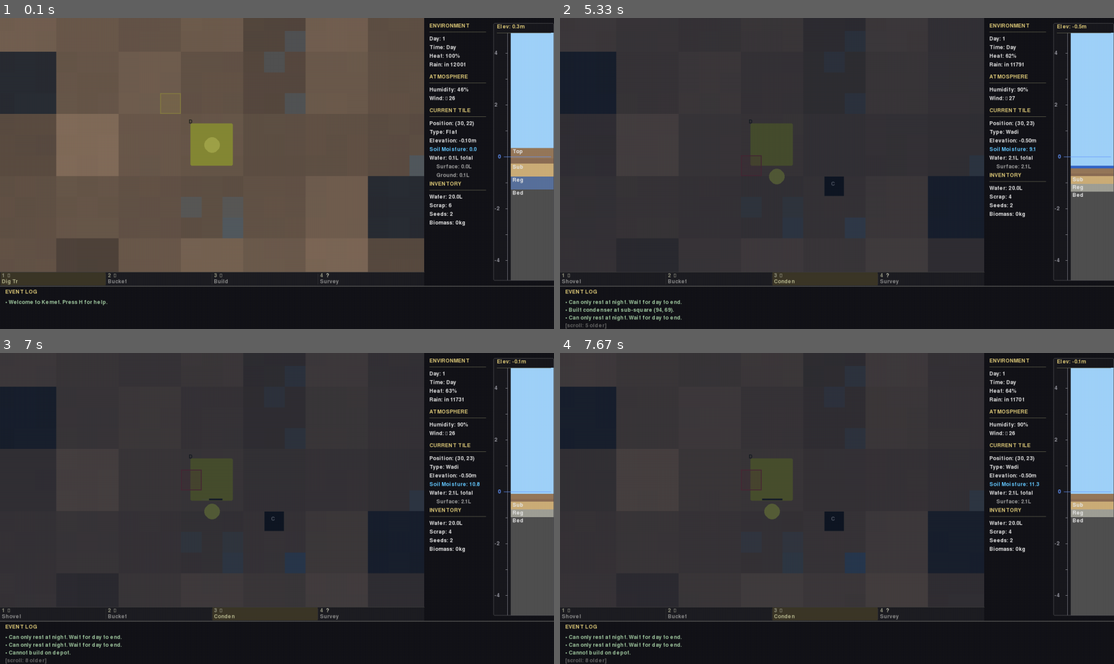
Above: before the commit, frames 1-4 (two rows, left to right).
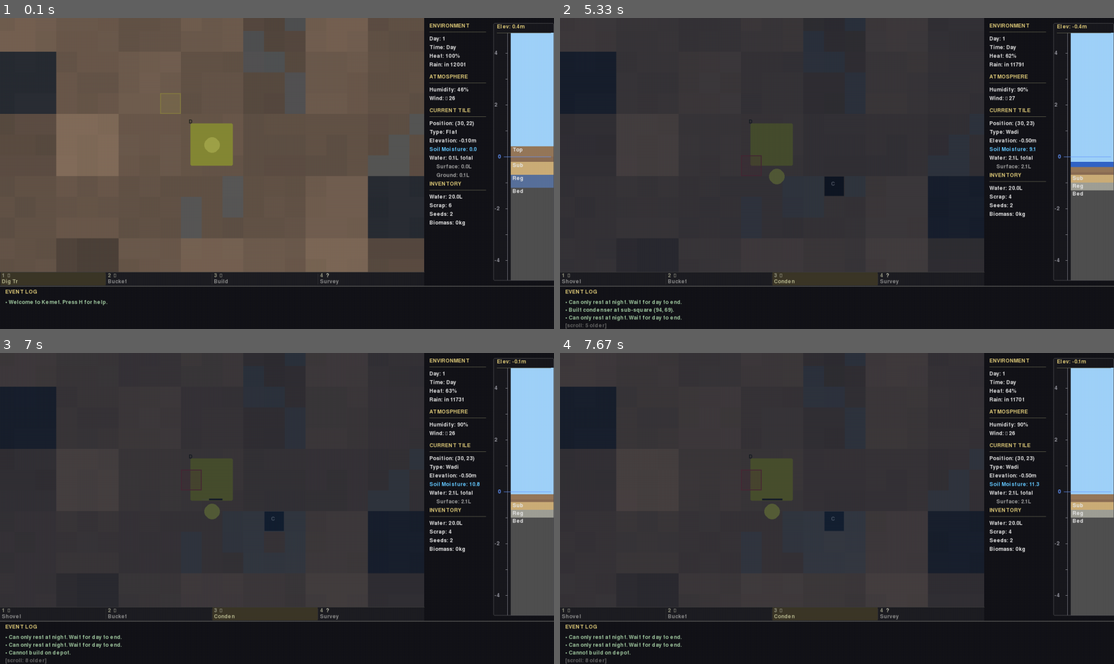
Above: after the commit, the same moments.

Repository: TimPasquini/Kemet
Game: pygame game, started from pygame_runner.py
Two runs of this game, one before a commit and one after it. Both use one fixed random seed, a clock stepped at 60 frames per second and the inputs below.
Inputs (mouse positions are in pixels of both pictures, inside the frame that each line leads up to):
- Up to frame 1 (0.1 s): no input
- Up to frame 2 (5.33 s): hold D 0.33-0.8 s; click (770, 279) at 0.88 s; tap E at 1.17, 1.98, 3.42, 4.82 s; click (770, 279) at 1.55 s; hold W 1.83-2.13 s; tap Space at 1.9, 2.57, 2.9, 3.2, 3.33, 4.73, 5.13 s; click (825, 251) at 2.22 s; hold S 2.5-2.8 s; hold A 2.83-3.23 s; tap F at 2.98 s; hold W 3.27-3.63 s; click (637, 164) at 4.38 s; hold S 4.67-5.03 s; hold A from 5.07 s (still down)
- Up to frame 3 (7 s): tap Space at 5.43, 5.63, 5.93, 6.13 s; release A at 5.53 s; hold D 5.57-6.03 s; tap F at 5.72 s; hold W 6.07-6.37 s; tap E at 6.22 s; click (188, 405) at 6.95 s
- Up to frame 4 (7.67 s): no input

The runs differ from the first frame. In frame 1, 0.7% of the frame differs, in the area x 40-100%, y 1-71%; in frame 2, 0.3%; in frame 3, less than 0.1%; in frame 4, less than 0.1%.

Commit message:
Refactor water physics for hydrostatic equilibrium and optimize storage Major overhaul of water distribution logic and sub-grid interaction precision. Physics & Simulation: • Implemented distribute_water_to_tile using hydrostatic equilibrium logic; water now fills the lowest absolute elevation first and levels out naturally, replacing the biased inverse-weight heuristic. • Added probabilistic rounding to simulate_surface_flow to prevent small volumes of water (1-2 units) from stagnating due to integer truncation. • Optimized WaterColumn (subsurface storage) to use a fixed-size list and cached totals instead of defaultdict, improving performance for moisture calculations. Map Generation: • Quantized sub-square elevation offsets to 0.1m steps. Previously, random float offsets were smaller than the physics engine's integer resolution (1 unit = 0.1m), causing visual uphill filling artifacts. Tools & Interaction: • Updated Bucket (pour/collect) and Survey tools to target specific sub-squares rather than the parent tile. • Removed the 5-unit minimum threshold for water collection. • Fixed Survey tool to report accurate absolute elevation (Tile Base + SubSquare Offset). Fixes: • Fixed directional bias in water distribution by shuffling target groups. • Fixed IndentationError in surface simulation.

Diff:
--- a/main.py
+++ b/main.py
@@ -53,8 +53,8 @@
     simulate_surface_flow,
     simulate_surface_seepage,
     get_tile_surface_water,
+    get_subsquare_elevation,
     remove_water_proportionally,
-    distribute_upward_seepage,
 )
 from simulation.subsurface import simulate_subsurface_tick, apply_tile_evaporation
 from simulation.erosion import apply_overnight_erosion, accumulate_wind_exposure
@@ -362,14 +362,17 @@
             f"Depot resupply: +{DEPOT_WATER_AMOUNT / 10:.1f}L water, +{DEPOT_SCRAP_AMOUNT} scrap, +{DEPOT_SEEDS_AMOUNT} seeds.")
         return
 
-    # Get total surface water from sub-squares in this tile
-    available = get_tile_surface_water(tile)
-    if available <= 5:
+    tile, subsquare, _ = state.get_target_tile_and_subsquare()
+    available = subsquare.surface_water
+
+    if available <= 0:
         state.messages.append("No water to collect here.")
         return
 
-    # Collect up to 100 units (10L) from this tile
-    gathered = remove_water_proportionally(tile, min(100, available))
+    gathered = min(100, available)
+    subsquare.surface_water -= gathered
+    subsquare.check_water_threshold()
+    state.active_water_subsquares.add(state.get_action_target_subsquare())
     state.inventory.water += gathered
     state.messages.append(f"Collected {gathered / 10:.1f}L water.")
 
@@ -383,14 +386,15 @@
         state.messages.append("Not enough water carried.")
         return
 
-    tx, ty = state.get_action_target_tile()
-    tile = state.tiles[tx][ty]
-
-    # Distribute water and update active set
-    distribute_upward_seepage(tile, amount_units, state.active_water_subsquares, tx, ty)
+    tile, subsquare, _ = state.get_target_tile_and_subsquare()
+    subsquare.surface_water += amount_units
+    subsquare.check_water_threshold()
+
+    # Add to active set for flow simulation
+    state.active_water_subsquares.add(state.get_action_target_subsquare())
 
     state.inventory.water -= amount_units
-    state.messages.append(f"Poured {amount:.1f}L water into soil.")
+    state.messages.append(f"Poured {amount:.1f}L water.")
 
 
 def simulate_tick(state: GameState) -> None:
@@ -417,7 +421,7 @@
             for y in range(state.height):
                 tile = state.tiles[x][y]
                 # Surface water sum
-                surf = sum(ss.surface_water for row in tile.subgrid for ss in row)
+                surf = get_tile_surface_water(tile)
                 # Subsurface water sum
                 sub = tile.water.total_subsurface_water()
                 current_moisture[x, y] = surf + sub
@@ -476,14 +480,15 @@
 
 def survey_tile(state: GameState) -> None:
     tile, subsquare, _ = state.get_target_tile_and_subsquare()
+    lx, ly = state.get_action_target_subsquare()
     x, y = state.get_action_target_tile()
     sub_pos = state.get_action_target_subsquare()
     structure = state.structures.get(sub_pos)
 
-    surface_water = get_tile_surface_water(tile)
-
-    desc = [f"Tile {x},{y}", f"type={tile.kind}", f"elev={tile.elevation:.2f}m",
-            f"surf={surface_water / 10:.1f}L"]
+    elev_m = units_to_meters(get_subsquare_elevation(tile, sub_pos[0] % 3, sub_pos[1] % 3))
+
+    desc = [f"Tile {x},{y}", f"Sub {sub_pos[0]%3},{sub_pos[1]%3}", f"elev={elev_m:.2f}m",
+            f"surf={subsquare.surface_water / 10:.1f}L"]
     if tile.water.total_subsurface_water() > 0:
         desc.append(f"subsrf={tile.water.total_subsurface_water() / 10:.1f}L")
     desc.append(f"topsoil={units_to_meters(tile.terrain.topsoil_depth):.1f}m")
--- a/mapgen.py
+++ b/mapgen.py
@@ -29,6 +29,7 @@
 from utils import get_neighbors
 from config import SUBGRID_SIZE
 from subgrid import SubSquare
+from simulation.surface import distribute_water_to_tile
 
 Point = Tuple[int, int]
 
@@ -43,9 +44,8 @@
     for sx in range(SUBGRID_SIZE):
         row = []
         for sy in range(SUBGRID_SIZE):
-            # Small random elevation offset to create micro-terrain
-            # Range: -0.05 to +0.05 meters
-            offset = random.uniform(-0.05, 0.05)
+            # Quantize to 0.1m steps so physics engine (1 unit = 0.1m) sees the variation
+            offset = random.choice([-0.1, 0.0, 0.1])
             row.append(SubSquare(elevation_offset=offset))
         subgrid.append(row)
     return subgrid
@@ -251,7 +251,7 @@
     tiles[px][py].wellspring_output = random.randint(40, 60)
     tiles[px][py].water.add_layer_water(SoilLayer.REGOLITH, 200)
     # Distribute initial surface water to sub-squares
-    _distribute_water_to_subgrid(tiles[px][py], 200)
+    distribute_water_to_tile(tiles[px][py], 200)
 
     # Secondary wellsprings
     secondary_count = random.randint(1, 2)
@@ -266,7 +266,7 @@
         tiles[sx][sy].wellspring_output = random.randint(15, 30)
         tiles[sx][sy].water.add_layer_water(SoilLayer.REGOLITH, 100)
         # Distribute initial surface water to sub-squares
-        _distribute_water_to_subgrid(tiles[sx][sy], 80)
+        distribute_water_to_tile(tiles[sx][sy], 80)
         placed += 1
 
 
@@ -368,42 +368,6 @@
         for y in range(height):
             tile = tiles[x][y]
             if tile.kind == "wadi":
-                _distribute_water_to_subgrid(tile, random.randint(5, 30))
+                distribute_water_to_tile(tile, random.randint(5, 30))
 
     return tiles
-
-
-def _distribute_water_to_subgrid(tile: Tile, amount: int) -> None:
-    """Distribute water to a tile's sub-squares by elevation.
-
-    Lower sub-squares receive more water (natural pooling behavior).
-
-    Args:
-        tile: Tile to distribute water to
-        amount: Amount of water to distribute
-    """
-    if amount <= 0:
-        return
-
-    # Calculate inverse elevation weights
-    weights = []
-    total_weight = 0.0
-
-    for lx in range(SUBGRID_SIZE):
-        for ly in range(SUBGRID_SIZE):
-            offset = tile.subgrid[lx][ly].elevation_offset
-            # Lower elevation = higher weight
-            weight = 1.0 / (offset + 0.15)
-            weights.append((lx, ly, weight))
-            total_weight += weight
-
-    # Distribute proportionally
-    distributed = 0
-    for i, (lx, ly, weight) in enumerate(weights):
-        if i == len(weights) - 1:
-            portion = amount - distributed
-        else:
-            portion = int((amount * weight) / total_weight)
-
-        tile.subgrid[lx][ly].surface_water += max(0, portion)
-        distributed += portion
--- a/simulation/surface.py
+++ b/simulation/surface.py
@@ -13,6 +13,7 @@
 from __future__ import annotations
 
 from collections import defaultdict
+import random
 from typing import TYPE_CHECKING, Dict, List, Optional, Tuple, Set, Union
 
 import numpy as np
@@ -32,7 +33,7 @@
 Point = Tuple[int, int]
 
 
-def get_subsquare_elevation(tile: "Tile", local_x: int, local_y: int) -> float:
+def get_subsquare_elevation(tile: "Tile", local_x: int, local_y: int) -> int:
     """Get absolute elevation of a sub-square in depth units."""
     # Tile's terrain surface elevation (in depth units) + sub-square offset
     base_elev = tile.terrain.get_surface_elevation()
@@ -173,8 +174,8 @@
     # Mask where flow is possible
     flow_mask = (diff_sum > 0) & (water_padded[center_slice] > 0)
 
-    # Amount to move (percentage of current water)
-    amount_to_move = (water_padded[center_slice] * SURFACE_FLOW_RATE) // 100
+    # Amount to move (percentage of current water). Use float to preserve small amounts.
+    amount_to_move = water_padded[center_slice] * (SURFACE_FLOW_RATE / 100.0)
 
     # Distribute flow
     for d, dx, dy in diffs:
@@ -182,8 +183,9 @@
         # Use safe division
         fraction = np.divide(d, diff_sum, out=np.zeros_like(d, dtype=np.float64), where=diff_sum!=0)
 
-        # Calculate integer flow amount
-        flow = (amount_to_move * fraction).astype(np.int32)
+        # Calculate integer flow amount using probabilistic rounding to prevent stagnation of small volumes
+        ideal_flow = amount_to_move * fraction
+        flow = np.floor(ideal_flow + np.random.random(ideal_flow.shape)).astype(np.int32)
 
         # Apply flow only where valid
         flow = np.where(flow_mask, flow, 0)
@@ -330,33 +332,6 @@
     return to_remove - remaining
 
 
-def _calculate_elevation_weights(tile: "Tile") -> Tuple[List[Tuple[int, int, float]], float]:
-    """Calculate inverse elevation weights for water distribution.
-
-    Uses ABSOLUTE elevation (tile base + subsquare offset) for consistency.
-    Lower elevation = higher weight = receives more water.
-
-    Args:
-        tile: Tile to calculate weights for
-
-    Returns:
-        Tuple of (list of (local_x, local_y, weight), total_weight)
-    """
-    weights: List[Tuple[int, int, float]] = []
-    total_weight = 0.0
-
-    for lx in range(SUBGRID_SIZE):
-        for ly in range(SUBGRID_SIZE):
-            abs_elev = get_subsquare_elevation(tile, lx, ly)
-            # Inverse weight with offset to prevent division issues
-            # +100 ensures positive values even for negative elevations
-            weight = 1.0 / (abs_elev + 100.0)
-            weights.append((lx, ly, weight))
-            total_weight += weight
-
-    return weights, total_weight
-
-
 def set_tile_surface_water(tile: "Tile", amount: int) -> None:
     """Distribute water amount across tile's sub-squares by elevation.
 
@@ -374,19 +349,102 @@
     if amount <= 0:
         return
 
-    weights, total_weight = _calculate_elevation_weights(tile)
-
-    # Distribute proportionally
-    distributed = 0
-    for i, (lx, ly, weight) in enumerate(weights):
-        if i == len(weights) - 1:
-            # Last one gets remainder to avoid rounding errors
-            portion = amount - distributed
+    distribute_water_to_tile(tile, amount)
+
+
+def distribute_water_to_tile(tile: "Tile", amount: int) -> List[Tuple[int, int]]:
+    """
+    Distribute water to a tile's sub-squares, filling from lowest absolute elevation up.
+    Ensures water surface level remains flat across the connected body within the tile.
+
+    Args:
+        tile: The tile to distribute water to
+        amount: Amount of water to add
+
+    Returns:
+        List of (local_x, local_y) indices that received water.
+    """
+    if amount <= 0:
+        return []
+
+    # 1. Build list of targets with current absolute elevation
+    targets = []
+    for lx in range(SUBGRID_SIZE):
+        for ly in range(SUBGRID_SIZE):
+            ss = tile.subgrid[lx][ly]
+            # Use absolute elevation helper for correctness
+            base_elev = get_subsquare_elevation(tile, lx, ly)
+            current_level = base_elev + ss.surface_water
+            targets.append({
+                'lx': lx,
+                'ly': ly,
+                'ss': ss,
+                'level': current_level,
+                'added': 0
+            })
+
+    # 2. Sort by current level (lowest first)
+    targets.sort(key=lambda x: x['level'])
+
+    remaining = amount
+
+    while remaining > 0:
+        # Get current lowest level
+        min_level = targets[0]['level']
+
+        # Find all subsquares at this level (the "active group")
+        group = []
+        for t in targets:
+            if t['level'] == min_level:
+                group.append(t)
+            else:
+                break
+
+        # Find the next elevation level to reach
+        if len(group) < len(targets):
+            next_level = targets[len(group)]['level']
+            diff = next_level - min_level
         else:
-            portion = int((amount * weight) / total_weight)
-
-        tile.subgrid[lx][ly].surface_water = max(0, portion)
-        distributed += portion
+            # No higher level, we are at the top. Treat remaining space as infinite.
+            diff = remaining
+
+        # Calculate volume needed to raise the active group to the next level
+        needed = diff * len(group)
+
+        if needed > 0:
+            if remaining >= needed:
+                # We have enough water to raise the whole group to the next level
+                fill_per = diff
+                for t in group:
+                    t['added'] += fill_per
+                    t['level'] += fill_per
+                remaining -= needed
+            else:
+                # We can only partially raise the group
+                count = len(group)
+                per_share = remaining // count
+                rem = remaining % count
+                # Shuffle group to avoid spatial bias in remainder distribution
+                random.shuffle(group)
+
+                for i, t in enumerate(group):
+                    add = per_share + (1 if i < rem else 0)
+                    t['added'] += add
+                    t['level'] += add
+                remaining = 0
+        else:
+            # Should not happen if logic is correct, but prevents infinite loop
+            break
+
+    # 3. Apply changes to the actual sub-squares
+    modified_indices = []
+    for t in targets:
+        if t['added'] > 0:
+            t['ss'].surface_water += t['added']
+            t['ss'].check_water_threshold()
+            modified_indices.append((t['lx'], t['ly']))
+
+    return modified_indices
 
 
 def distribute_upward_seepage(
@@ -409,20 +467,9 @@
     if water_amount <= 0:
         return
 
-    weights, total_weight = _calculate_elevation_weights(tile)
-    base_sub_x, base_sub_y = tile_to_subgrid(tile_x, tile_y)
-
-    distributed = 0
-    for i, (lx, ly, weight) in enumerate(weights):
-        if i == len(weights) - 1:
-            portion = water_amount - distributed
-        else:
-            portion = int((water_amount * weight) / total_weight)
-
-        if portion > 0:
-            subsquare = tile.subgrid[lx][ly]
-            subsquare.surface_water += portion
-            subsquare.check_water_threshold()
-            if active_set is not None:
-                active_set.add((base_sub_x + lx, base_sub_y + ly))
-            distributed += portion
+    modified = distribute_water_to_tile(tile, water_amount)
+
+    if active_set is not None:
+        base_sub_x, base_sub_y = tile_to_subgrid(tile_x, tile_y)
+        for lx, ly in modified:
+            active_set.add((base_sub_x + lx, base_sub_y + ly))
--- a/water.py
+++ b/water.py
@@ -7,9 +7,8 @@
 """
 from __future__ import annotations
 
-from collections import defaultdict
 from dataclasses import dataclass, field
-from typing import Dict, Tuple
+from typing import List, Tuple
 
 from ground import SoilLayer
 
@@ -26,21 +25,28 @@
 
     Note: Surface water is stored per-SubSquare in subgrid.py, not here.
     """
-    layer_water: Dict[SoilLayer, int] = field(
-        default_factory=lambda: defaultdict(int)
-    )
+    # Fixed size list for layers defined in SoilLayer
+    _levels: List[int] = field(default_factory=lambda: [0] * len(SoilLayer))
+    # Cache total for O(1) access
+    _total: int = 0
 
     def get_layer_water(self, layer: SoilLayer) -> int:
         """Get water amount in a specific layer."""
-        return self.layer_water[layer]
+        return self._levels[layer]
 
     def set_layer_water(self, layer: SoilLayer, amount: int) -> None:
         """Set water amount in a specific layer, ensuring it's not negative."""
-        self.layer_water[layer] = max(0, amount)
+        amount = max(0, amount)
+        diff = amount - self._levels[layer]
+        self._levels[layer] = amount
+        self._total += diff
 
     def add_layer_water(self, layer: SoilLayer, amount: int) -> None:
         """Add water to a specific layer."""
-        self.layer_water[layer] += amount
+        if amount <= 0:
+            return
+        self._levels[layer] += amount
+        self._total += amount
 
     def remove_layer_water(self, layer: SoilLayer, amount: int) -> int:
         """
@@ -48,11 +54,12 @@
 
         Returns actual amount removed (could be less if insufficient water).
         """
-        current = self.get_layer_water(layer)
+        current = self._levels[layer]
         actual = min(amount, current)
-        self.set_layer_water(layer, current - actual)
+        self._levels[layer] -= actual
+        self._total -= actual
         return actual
 
     def total_subsurface_water(self) -> int:
         """Total water in all subsurface layers."""
-        return sum(self.layer_water.values())
+        return self._total
Not shown, changed: claude.md
